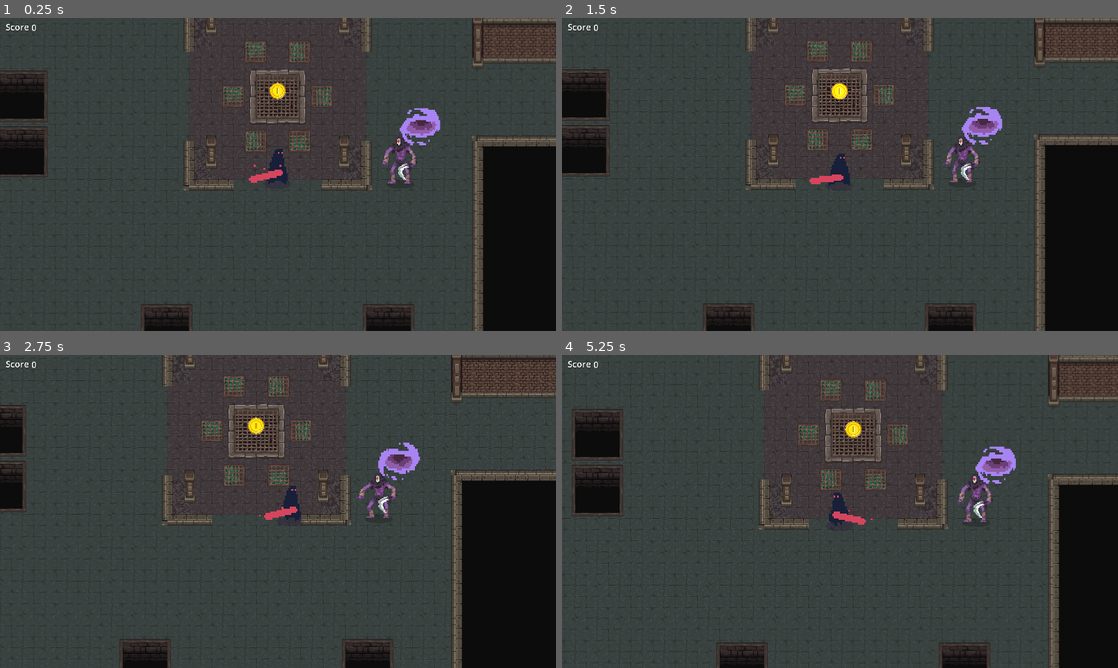
Above: before the commit, frames 1-4 (two rows, left to right).
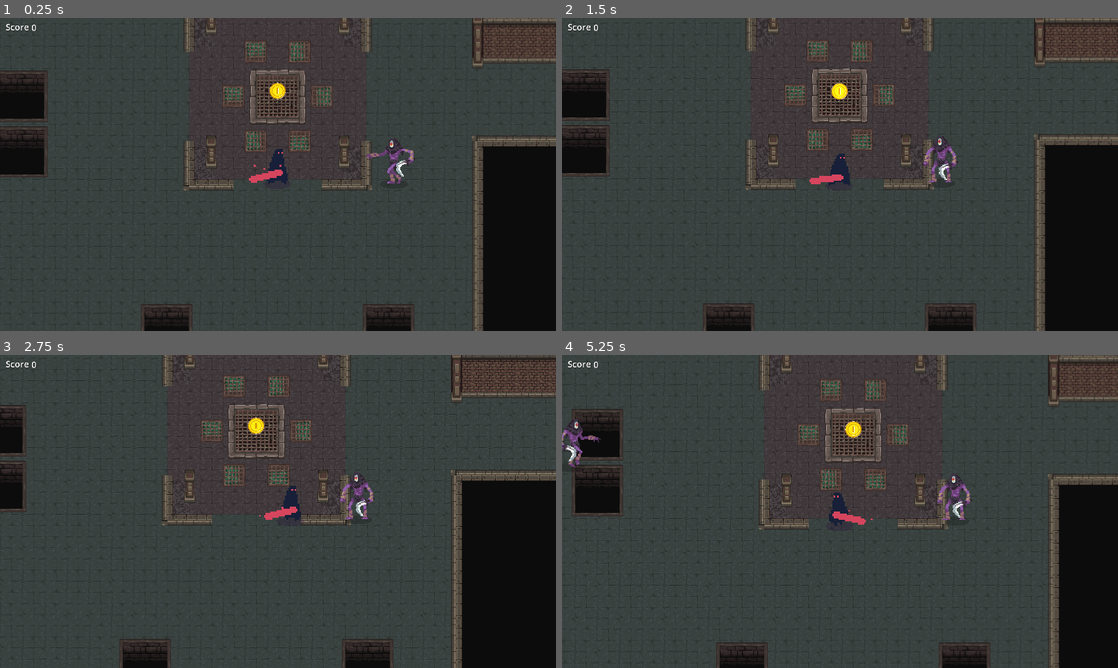
Above: after the commit, the same moments.

Repository: h-sutiwas/godot-mythus
Game: Godot game, scene res://scenes/playground.tscn
Same seed, same stepped clock (60 frames per second), same inputs: the game is played once before the commit and once after it.
Inputs:
- Up to frame 1 (0.25 s): no input
- Up to frame 2 (1.5 s): hold D (player_right) 0.53-1.28 s; hold Space (attack) 0.53-1.28 s; hold S (player_down) from 1.28 s (still down); tap Space (attack) at 1.35 s
- Up to frame 3 (2.75 s): release S (player_down) at 2.03 s; hold D (player_right) from 2.03 s (still down); hold Space (attack) from 2.03 s (still down)
- Up to frame 4 (5.25 s): release D (player_right) at 2.78 s; release Space (attack) at 2.78 s; hold W (player_up) 2.78-3.53 s; tap Space (attack) at 2.85, 4.35 s; hold Space (attack) 3.53-4.28 s; hold A (player_left) 3.53-5.03 s; hold S (player_down) from 5.03 s (still down); hold Space (attack) from 5.03 s (still down)

The runs differ from the first frame. In frame 1, 1.0% of the frame differs, in the area x 65-80%, y 28-53%; in frame 2, 1.2%; in frame 3, 1.1%; in frame 4, 1.5%, in the area x 0-82%, y 20-54%.
Error before the commit: Parse Error: Value of type "EnemyStateMachine" cannot be assigned to a variable of type "PlayerStateMachine". (res://scenes/entities/Enemy/enemy_state_machine.…

Commit message:
Adjust enemy code to match with player

Diff:
--- a/scenes/entities/Enemy/enemy.gd
+++ b/scenes/entities/Enemy/enemy.gd
@@ -1,14 +1,22 @@
 extends CharacterBody2D
 class_name Enemy
 
+signal direction_changed( new_direction : Vector2 )
+signal enemy_damaged()
+
+const DIR_4 = [ Vector2.RIGHT, Vector2.DOWN, Vector2.LEFT, Vector2.UP ]
+
+@export var hp : int = 12.0
+
+#var player : Player
+#var invulnerable : bool
+
 @onready var animated_sprites : AnimatedSprite2D = $AnimatedSprite2D
-@onready var state_machine : EnemyStateMachine = $StateMachine
+#@onready var state_machine : EnemyStateMachine = $StateMachine
 @onready var player: CharacterBody2D = get_tree().get_first_node_in_group("Player")
 
 const SPEED = 70.0
 const dist_before_attack = 80.0
-
-@export var hp : int = 12.0
 
 var isAttacking = false
 var pos : Vector2
@@ -18,7 +26,7 @@
 func _ready():
 	old_pos = global_position
 	pos = global_position
-	state_machine.Initialize( self )
+	#state_machine.Initialize( self )
 
 # สร้าง func take_damage ด้วน
 
@@ -47,7 +55,7 @@
 	if position.distance_to(player.global_position) < dist_before_attack:
 		animated_sprites.play("attack")
 		isAttacking = true
-		$AtkBall/hitbox_enemy/CollisionShape2D.disabled = false
+		$AtkBall/HitBox/CollisionShape2D.disabled = false
 
 
 	#enemy stop (all distance)
@@ -80,6 +88,6 @@
 #signal for atk anim finish
 func _on_animated_sprite_2d_animation_finished() -> void:
 	if $AnimatedSprite2D.animation == "attack":
-		$AtkBall/hitbox_enemy/CollisionShape2D.disabled = true
+		$AtkBall/HitBox/CollisionShape2D.disabled = true
 		isAttacking = false
 		$AnimatedSprite2D.animation = "idle"
--- a/scenes/entities/Enemy/enemy.tscn
+++ b/scenes/entities/Enemy/enemy.tscn
@@ -41,8 +41,8 @@
 [ext_resource type="Texture2D" uid="uid://1yfeh116hyyp" path="res://assets/images/enemy/bringer_of_death/Individual Sprite/Walk/Bringer-of-Death_Walk_7.png" id="28_2yigr"]
 [ext_resource type="Texture2D" uid="uid://cl1co0wbb0l2j" path="res://assets/images/enemy/bringer_of_death/Individual Sprite/Walk/Bringer-of-Death_Walk_8.png" id="29_x6pbs"]
 [ext_resource type="Texture2D" uid="uid://co0lra5a48s0d" path="res://assets/images/enemy/bringer_of_death/Individual Sprite/Spell/Bringer-of-Death_Spell_2.png" id="41_wx7fb"]
-[ext_resource type="Script" uid="uid://ed68xk6keojk" path="res://scenes/entities/Enemy/enemy_state_machine.gd" id="41_ypk2h"]
 [ext_resource type="Texture2D" uid="uid://dp2gh81o81dqo" path="res://assets/images/enemy/bringer_of_death/Individual Sprite/Spell/Bringer-of-Death_Spell_16.png" id="42_wgoqm"]
+[ext_resource type="PackedScene" uid="uid://c4cnuan1h3dmv" path="res://GeneralNodes/HitBox/HitBox.tscn" id="44_disqy"]
 [ext_resource type="AudioStream" uid="uid://b8nx26ftttmqi" path="res://assets/audio/enemy/enemy_attack.mp3" id="44_wgoqm"]
 [ext_resource type="Texture2D" uid="uid://sfei5s6hfbc2" path="res://assets/images/enemy/bringer_of_death/Individual Sprite/shadow.png" id="45_okyt8"]
 [ext_resource type="AudioStream" uid="uid://cyqgx1h2myrx" path="res://assets/audio/enemy/enemy_killed.mp3" id="46_ypk2h"]
@@ -310,15 +310,6 @@
 scale = Vector2(0.5504391, 1.5542715)
 shape = SubResource("RectangleShape2D_ypk2h")
 
-[node name="StateMachine" type="Node" parent="."]
-script = ExtResource("41_ypk2h")
-
-[node name="Wander" type="Node" parent="StateMachine"]
-
-[node name="Attack" type="Node" parent="StateMachine"]
-
-[node name="Stun" type="Node" parent="StateMachine"]
-
 [node name="AtkBall" type="AnimatedSprite2D" parent="."]
 light_mask = 2
 z_index = 3
@@ -328,13 +319,11 @@
 autoplay = "default"
 frame_progress = 0.4588672
 
-[node name="hitbox_enemy" type="Area2D" parent="AtkBall"]
-position = Vector2(23.853956, -5.314286)
-scale = Vector2(0.5679513, 0.53142864)
-
-[node name="CollisionShape2D" type="CollisionShape2D" parent="AtkBall/hitbox_enemy"]
-position = Vector2(-42, 5)
-scale = Vector2(12.171255, -7.8703556)
+[node name="HitBox" parent="AtkBall" instance=ExtResource("44_disqy")]
+
+[node name="CollisionShape2D" type="CollisionShape2D" parent="AtkBall/HitBox"]
+position = Vector2(0, -2.6571426)
+scale = Vector2(6.9126806, -4.1825323)
 shape = SubResource("CircleShape2D_sh75o")
 disabled = true
 
